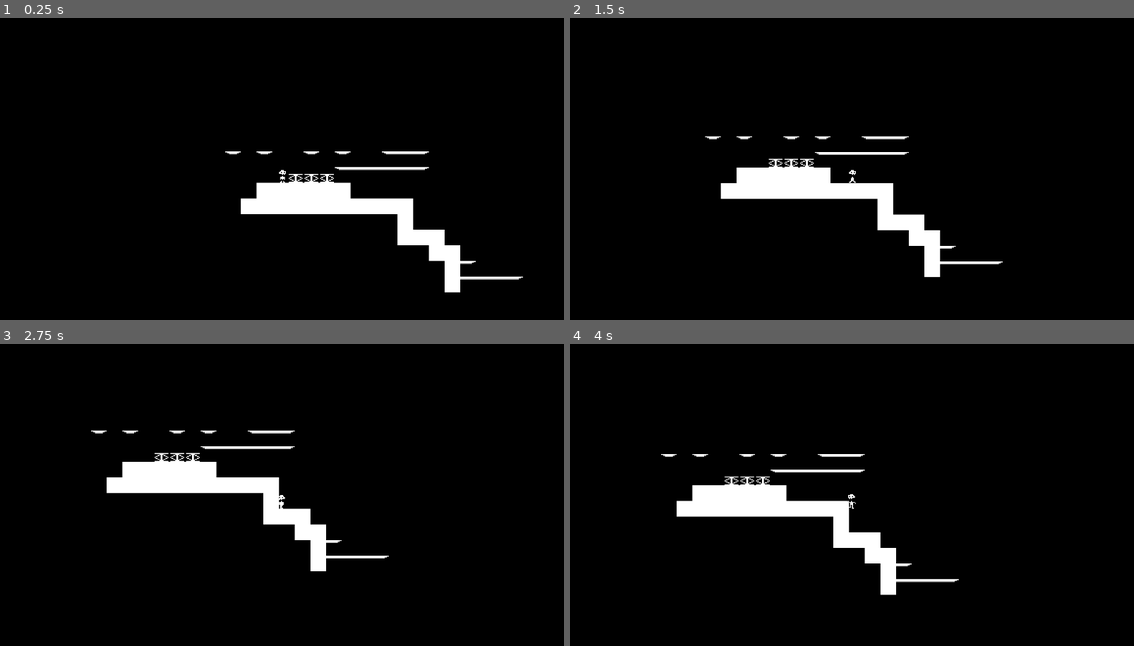
Above: before the commit, frames 1-4 (two rows, left to right).
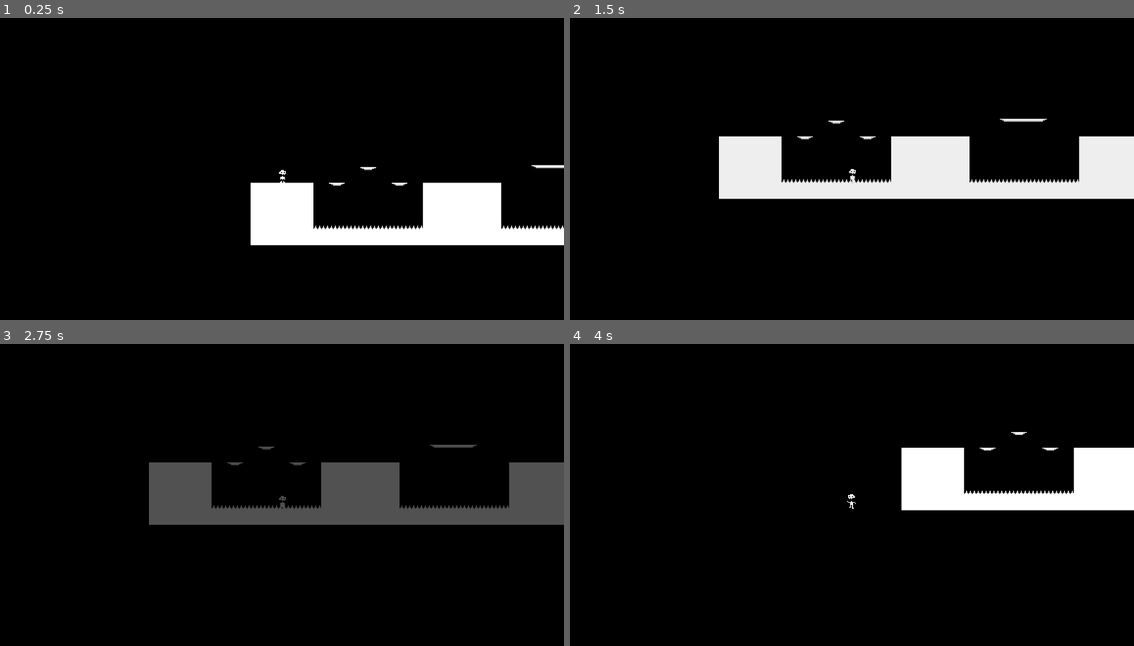
Above: after the commit, the same moments.

Repository: epicfarmer/gmtk2024
Game: Godot game, scene res://scenes/kenny-test.tscn
Two runs of this game, one before a commit and one after it. Both use one fixed random seed, a clock stepped at 60 frames per second and the inputs below. After the commit the project has no main scene; this scene is started directly in both runs. Sound files missing from this copy of the repository are replaced by a short silence.
Inputs:
- Up to frame 1 (0.25 s): no input
- Up to frame 2 (1.5 s): tap Enter at 0.5 s; hold D (move_right) from 0.53 s (still down); tap Space (jump) at 0.77 s
- Up to frame 3 (2.75 s): tap Space (jump) at 1.52 s; release D (move_right) at 2.03 s; hold A (move_left) from 2.03 s (still down)
- Up to frame 4 (4 s): keep holding A (move_left); tap Space (jump) at 3.02, 3.77 s

The runs differ from the first frame. In frame 1, 8.4% of the frame differs, in the area x 39-100%, y 44-91%; in frame 2, 9.8%; in frame 3, 12%, in the area x 16-100%, y 28-76%; in frame 4, 10%.
Error in both runs: Invalid assignment of property or key 'inside' with value of type 'bool' on a base object of type 'Node2D'. (res://scripts/Player2D.gd:25)

Commit message:
Updated the scene player to pull scenes from the levels folder automagically. Put the testing level in the folder. Fixed a crash-bug on playing the next scene after the last scene ends.

Diff:
--- a/scenes/outer_level.tscn
+++ b/levels/outer_level.tscn
@@ -1,13 +1,14 @@
-[gd_scene load_steps=11 format=3 uid="uid://bi8pvbjd6hdg8"]
+[gd_scene load_steps=13 format=3 uid="uid://bi8pvbjd6hdg8"]
 
-[ext_resource type="PackedScene" uid="uid://b2l15s6pcy3q7" path="res://scenes/inner_level.tscn" id="1_ajlea"]
-[ext_resource type="Script" path="res://scripts/Enterable.gd" id="1_nhgbx"]
-[ext_resource type="PackedScene" uid="uid://cttlirq504m1f" path="res://scenes/Player2D.tscn" id="3_eg4dl"]
-[ext_resource type="TileSet" uid="uid://cm0nh06kmdhu4" path="res://scenes/tilesetBW.tres" id="4_33n2t"]
-[ext_resource type="PackedScene" uid="uid://c252hehmkbeyi" path="res://scenes/enter_boundary.tscn" id="5_keo6y"]
-[ext_resource type="PackedScene" uid="uid://ci4quix0m55xa" path="res://scenes/exit_boundary.tscn" id="6_o6qkd"]
-[ext_resource type="PackedScene" uid="uid://bjb2xix6qbngg" path="res://scenes/FallingPlatform2D.tscn" id="7_q0omy"]
-[ext_resource type="PackedScene" uid="uid://s7yctcugkckq" path="res://scenes/killzone.tscn" id="8_40byj"]
+[ext_resource type="Script" path="res://scripts/Enterable.gd" id="1_eqvtj"]
+[ext_resource type="PackedScene" uid="uid://b2l15s6pcy3q7" path="res://scenes/inner_level.tscn" id="2_f6psn"]
+[ext_resource type="PackedScene" uid="uid://cttlirq504m1f" path="res://scenes/Player2D.tscn" id="3_ttpdh"]
+[ext_resource type="TileSet" uid="uid://cm0nh06kmdhu4" path="res://scenes/tilesetBW.tres" id="4_0kb3t"]
+[ext_resource type="PackedScene" uid="uid://c252hehmkbeyi" path="res://scenes/enter_boundary.tscn" id="5_njwru"]
+[ext_resource type="PackedScene" uid="uid://ci4quix0m55xa" path="res://scenes/exit_boundary.tscn" id="6_f1jo7"]
+[ext_resource type="PackedScene" uid="uid://bjb2xix6qbngg" path="res://scenes/FallingPlatform2D.tscn" id="7_d4ebh"]
+[ext_resource type="PackedScene" path="res://scenes/killzone.tscn" id="8_rxr4k"]
+[ext_resource type="PackedScene" path="res://scenes/level_complete_zone.tscn" id="9_1jl5a"]
 
 [sub_resource type="RectangleShape2D" id="RectangleShape2D_63eq4"]
 size = Vector2(64, 3)
@@ -15,53 +16,55 @@
 [sub_resource type="WorldBoundaryShape2D" id="WorldBoundaryShape2D_elp4h"]
 distance = -189.0
 
+[sub_resource type="RectangleShape2D" id="RectangleShape2D_8ngr2"]
+size = Vector2(32, 32)
+
 [node name="OuterLevel" type="Area2D"]
-script = ExtResource("1_nhgbx")
+script = ExtResource("1_eqvtj")
 
-[node name="Level" parent="." instance=ExtResource("1_ajlea")]
+[node name="Level" parent="." instance=ExtResource("2_f6psn")]
 position = Vector2(56, -8)
 scale = Vector2(0.083, 0.083)
 
-[node name="Player" parent="." instance=ExtResource("3_eg4dl")]
+[node name="Player" parent="." instance=ExtResource("3_ttpdh")]
 position = Vector2(0, -130)
 collision_layer = 7
 collision_mask = 7
 
 [node name="Tilemap" type="TileMap" parent="."]
-tile_set = ExtResource("4_33n2t")
+tile_set = ExtResource("4_0kb3t")
 format = 2
 layer_0/tile_data = PackedInt32Array(262127, 65536, 0, 327663, 65536, 0, 393199, 65536, 0, 196591, 65536, 0, 196594, 65 …(3394 unchanged characters)…
 
-[node name="enter_boundary" parent="." instance=ExtResource("5_keo6y")]
+[node name="enter_boundary" parent="." instance=ExtResource("5_njwru")]
 position = Vector2(56, -8)
 rect_x = 24
 rect_y = 10
 
-[node name="exit_boundary" parent="." instance=ExtResource("6_o6qkd")]
+[node name="exit_boundary" parent="." instance=ExtResource("6_f1jo7")]
 visible = false
 origin = Vector2(-288, -96)
 extents = Vector2(288, 96)
 
-[node name="FallingPlatform" parent="." instance=ExtResource("7_q0omy")]
+[node name="FallingPlatform" parent="." instance=ExtResource("7_d4ebh")]
 position = Vector2(56, -35)
 lock_rotation = true
 freeze = false
 
-[node name="killzone" parent="." instance=ExtResource("8_40byj")]
+[node name="killzone" parent="." instance=ExtResource("8_rxr4k")]
 
 [node name="CollisionShape2D" type="CollisionShape2D" parent="killzone"]
 position = Vector2(-160, 62.5)
 shape = SubResource("RectangleShape2D_63eq4")
 
-[node name="RichTextLabel" type="RichTextLabel" parent="."]
-offset_left = 246.0
-offset_top = -140.0
-offset_right = 286.0
-offset_bottom = -100.0
-text = "Goal
-"
-
-[node name="killzone2" parent="." instance=ExtResource("8_40byj")]
+[node name="killzone2" parent="." instance=ExtResource("8_rxr4k")]
 
 [node name="CollisionShape2D" type="CollisionShape2D" parent="killzone2"]
 shape = SubResource("WorldBoundaryShape2D_elp4h")
+
+[node name="LevelCompleteZone" parent="." instance=ExtResource("9_1jl5a")]
+position = Vector2(246, -140)
+
+[node name="CollisionShape2D" type="CollisionShape2D" parent="LevelCompleteZone"]
+position = Vector2(17, 12)
+shape = SubResource("RectangleShape2D_8ngr2")
--- a/scenes/FallingPlatform2D.tscn
+++ b/scenes/FallingPlatform2D.tscn
@@ -1,9 +1,11 @@
-[gd_scene load_steps=7 format=3 uid="uid://bjb2xix6qbngg"]
+[gd_scene load_steps=9 format=3 uid="uid://bjb2xix6qbngg"]
 
 [ext_resource type="Script" path="res://scripts/EnteringBody.gd" id="1_lpd8p"]
 [ext_resource type="TileSet" uid="uid://cm0nh06kmdhu4" path="res://scenes/tilesetBW.tres" id="2_dhss3"]
 [ext_resource type="Script" path="res://scripts/FallOnCollision.gd" id="3_bvplf"]
 [ext_resource type="AudioStream" uid="uid://dcuemfd6ru0av" path="res://audio/recoil.wav" id="4_4cs25"]
+[ext_resource type="AudioStream" uid="uid://qy0pgm7auynj" path="res://audio/grow.wav" id="5_7feua"]
+[ext_resource type="AudioStream" uid="uid://bv6lhisipy3pj" path="res://audio/shrink.wav" id="6_lxn6t"]
 
 [sub_resource type="RectangleShape2D" id="RectangleShape2D_p7v18"]
 size = Vector2(48, 3.5)
@@ -45,4 +47,10 @@
 stream = ExtResource("4_4cs25")
 volume_db = 3.748
 
+[node name="GrowSound" type="AudioStreamPlayer2D" parent="."]
+stream = ExtResource("5_7feua")
+
+[node name="ShrinkSound" type="AudioStreamPlayer2D" parent="."]
+stream = ExtResource("6_lxn6t")
+
 [connection signal="body_entered" from="Area2D" to="Area2D" method="_on_body_entered"]
--- a/scripts/EnteringBody.gd
+++ b/scripts/EnteringBody.gd
@@ -52,9 +52,8 @@
 	print("here")
 	var audio = get_node("../ShrinkSound")
 	print(audio)
-	if audio != null:
+	if (audio != null) and is_inside_tree():
 		audio.play()
-
 
 func on_exit(scene):
 	can_enter = false
--- a/scripts/levelmanager.gd
+++ b/scripts/levelmanager.gd
@@ -1,14 +1,27 @@
 extends Node
+
+@export_dir var level_dir_name = "res://levels"
+
 
 var levels = [
 	"res://levels/Level1.tscn",
-	"res://scenes/outer_level.tscn"
+	"res://levels/outer_level.tscn"
 ]
 
 var current_scene = null
 var current_level = "res://levels/Level1.tscn"
 
-#func _ready():
+func _ready():
+	var level_dir = DirAccess.open(level_dir_name)
+	if level_dir:
+		level_dir.list_dir_begin()
+		var level_path = level_dir.get_next()
+		while level_path != "":
+			print(level_path)
+			levels.append(level_path)
+			level_path = level_dir.get_next()
+		current_level = levels[0]
+	restart()
 #	var root = get_tree().root
 #	current_scene = root.get_child(root.get_child_count() - 1)
 
@@ -45,10 +58,17 @@
 	var s = ResourceLoader.load(path)
 
 	# Instance the new scene.
-	current_scene = s.instantiate()
+	if s != null:
+		current_scene = s.instantiate()
+	else:
+		go_to_menu()
+		return
 
 	# Add it to the active scene, as child of root.
 	get_tree().root.add_child(current_scene)
 
 	# Optionally, to make it compatible with the SceneTree.change_scene_to_file() API.
 	get_tree().current_scene = current_scene
+
+func go_to_menu():
+	get_tree().quit()
Not shown: 1 places in levels/Level1.tscn that only renumber resources
Not shown: 1 places in scenes/inner_inner_level.tscn that only renumber resources
Not shown: 1 places in scenes/inner_level.tscn that only renumber resources
Not shown: 1 places in scenes/level_manager.tscn that only renumber resources
